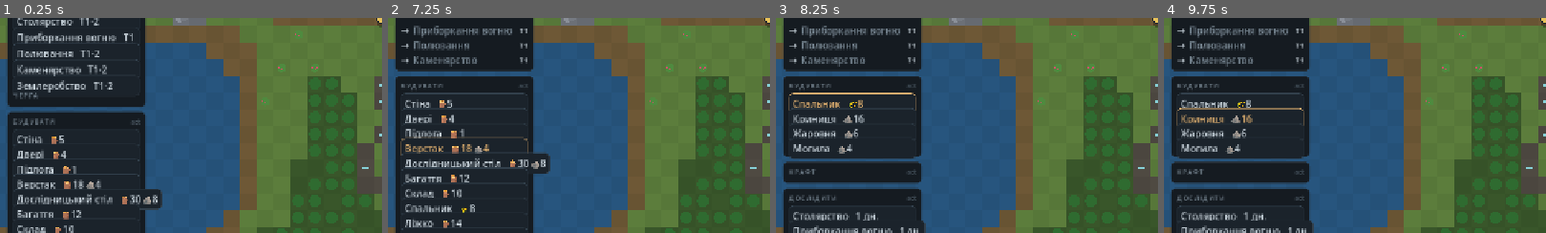
Above: before the commit, frames 1-4 (left to right).
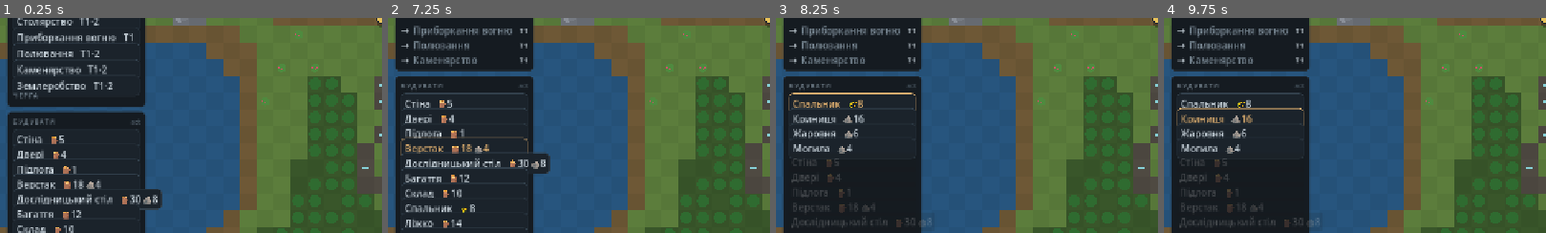
Above: after the commit, the same moments.

Repository: gregnevm/realworld
Game: Godot game, scene res://newhud.tscn
The game is run twice, just before and just after one commit, with the same random seed, the same clock (stepped at 60 frames per second) and the same inputs. This scene is started directly instead of the project's main scene.
Inputs:
- Up to frame 1 (0.25 s): no input
- Up to frame 2 (7.25 s): click "Столярство T1·2" at 0.5 s; click "Приборкання вогню T1·2" at 1.25 s; click "Полювання T1·2" at 2 s; click "Каменярство T1·2" at 2.75 s; click "Землеробство T1·2" at 3.5 s; click "Стіна 🪵5" at 4.25 s; click "Двері 🪵4" at 5 s; click "Підлога 🪵1" at 5.75 s; click "Верстак 🪵18 🪨4" at 6.5 s
- Up to frame 3 (8.25 s): click "Дослідницький стіл 🪵30 🪨8" at 7.25 s; click "Двері 🪵4" at 8 s
- Up to frame 4 (9.75 s): click "Спальник 🌾8" at 8.75 s; click "Криниця 🪨16" at 9.5 s
The pictures show only the part of the screen within x 0-50%, y 50-100%; the shares and areas given below are measured in that part.

Frames 1-2 are identical in both runs. In frame 3, 4.1% of the frame differs, in the area x 2-41%, y 64-100%; in frame 4, 4.1%.

Commit message:
Wire the BOM planner into the catalog browsers (spec 0008 phase 1)
The bill-of-materials planner shipped in catalog.gd (production_chain /
missing_for / raw_requirements) had no UI consumer. This finishes spec
0008 phase 1's promised "to make X you need …" guidance by folding it
into ui/catalog_view.gd's actionable slices:

  - Build/Craft browsers now list unlocked-but-unaffordable NEAR-MISS rows
    (enabled:false, dimmed) beside the doable-now rows, each with a
    `Потрібно ще: <shortfall>` tip (missing_for). Affordable rows carry an
    `Уся сировина: <raw budget>` tip (raw_requirements); crafts carry a
    production-chain tip (production_chain).
  - Research rows advertise `Відкриє: 🏛N ⚒N 🔧N` (what the project gates).
  - Fixes the dead/empty CraftBrowser: once a station is placed it lists
    that station's recipes with their input shortfall.
  - CatalogSlot renders vm.tip as tooltip + dims disabled rows.

Additive (the CatalogSim forward model, not the live data.gd sim), so the
shipped slice + suites are untouched; tips are computed only for the ≤12
rows that survive the cap (no per-frame graph walk for hidden rows).
Spec 0008 phases 2–4 (the flagged use_catalog live-sim migration) stay
owner-gated per the ADR.

Verified: run_ui_tests _t_bom_tips + a headless CatalogSim playthrough
(research carpentry → build workbench → craft browser populates). Full
suite green — Unit 144, Kernel 239, Catalog 64, Progression 42, UI 126,
Smoke 8; JS 41.

Co-Authored-By: Claude Opus 4.8 <noreply@anthropic.com>

Diff:
--- a/godot/scripts/ui/catalog_panels.gd
+++ b/godot/scripts/ui/catalog_panels.gd
@@ -160,7 +160,7 @@
 			if i < rows.size():
 				_slots[i].bind(rows[i])
 			else:
-				_slots[i].bind({"id": &"", "label": "", "sub": ""})
+				_slots[i].bind({"id": &"", "label": "", "sub": "", "tip": "", "enabled": true})
 
 class BuildBrowser extends ActionBrowser:
 	func _init() -> void:
--- a/godot/scripts/ui/catalog_view.gd
+++ b/godot/scripts/ui/catalog_view.gd
@@ -21,6 +21,14 @@
 	if _db == null:
 		_db = Catalog.build_db()
 	return _db
+
+# Lazily-built, process-cached raw catalogue JSON — the BOM planner in catalog.gd walks this dict (not the
+# DefDatabase). Same on-disk source as default_db(), so ids align; cached once like the db (cheap hot path).
+static var _cat = null
+static func default_cat() -> Dictionary:
+	if _cat == null:
+		_cat = Catalog.load_json()
+	return _cat
 
 # ---- state helpers -------------------------------------------------------------------------------
 
@@ -79,43 +87,104 @@
 	}
 
 # --- actionable slices: the rows an interactive browser turns into clickable, intent-emitting slots.
-# Each row is value-data {id, label, sub}. Capped so a fixed-size (R2) browser can bind a page of them.
+# Each row is value-data {id, label, sub, enabled, tip}. Affordable rows come first (enabled + clickable);
+# unlocked-but-unaffordable "near-miss" rows follow, dimmed, their tip naming the shortfall — the spec 0008
+# phase-1 "to make X you need …" guidance, powered by the BOM planner (production_chain / raw_requirements /
+# missing_for) in catalog.gd. Capped so a fixed-size (R2) browser binds one page; tips are computed only for
+# the rows that survive the cap, so the per-frame snapshot never walks the graph for hidden rows.
 const ACTION_CAP := 12
 
-# Buildings you can place right now (research unlocked + cost affordable).
+# Affordable defs first, then near-miss, up to the cap — so slot 0 is always the actionable one.
+static func _cap_merge(ready: Array, near: Array) -> Array:
+	var out: Array = []
+	for x in ready:
+		if out.size() >= ACTION_CAP: break
+		out.append(x)
+	for x in near:
+		if out.size() >= ACTION_CAP: break
+		out.append(x)
+	return out
+
+# The shortfall line ("🪨5") for a cost the player cannot yet afford, via the planner's missing_for.
+static func _short_str(db, cost: Dictionary, stock: Dictionary) -> String:
+	return cost_str(db, Catalog.missing_for(cost, stock))
+
+# The full raw budget of a cost rolled down to map-obtained resources ("🪵18 🪨4") — raw_requirements.
+static func raw_bill_str(db, cost: Dictionary) -> String:
+	return cost_str(db, Catalog.raw_requirements(default_cat(), cost))
+
+# Buildings whose research is unlocked: affordable ones first (clickable), then unaffordable (dimmed).
 static func _build_actions(db, unlocked: Dictionary, stock: Dictionary) -> Array:
-	var out: Array = []
+	var ready: Array = []
+	var near: Array = []
 	for b in Catalog.buildings(db):
-		if out.size() >= ACTION_CAP:
-			break
-		if _gate_ok(b.research(), unlocked) and _afford(b.cost(), stock):
-			out.append({"id": b.id, "label": String(b.label()), "sub": cost_str(db, b.cost())})
-	return out
-
-# Recipes you can craft right now: their station is PLACED, research unlocked, inputs in stock.
+		if not _gate_ok(b.research(), unlocked):
+			continue
+		(ready if _afford(b.cost(), stock) else near).append(b)
+	var out: Array = []
+	for b in _cap_merge(ready, near):
+		var afford := _afford(b.cost(), stock)
+		out.append({
+			"id": b.id, "label": String(b.label()), "sub": cost_str(db, b.cost()), "enabled": afford,
+			"tip": ("Уся сировина: %s" % raw_bill_str(db, b.cost())) if afford else ("Потрібно ще: %s" % _short_str(db, b.cost(), stock)),
+		})
+	return out
+
+# Recipes whose station is PLACED and research unlocked: craftable-now first, then input-short (dimmed).
 static func _craft_actions(db, unlocked: Dictionary, stock: Dictionary, stations: Dictionary) -> Array:
-	var out: Array = []
+	var ready: Array = []
+	var near: Array = []
 	for rc in Catalog.recipes(db):
-		if out.size() >= ACTION_CAP:
-			break
 		if not stations.has(StringName(str(rc.data.get("station", "")))):
 			continue
-		if _gate_ok(rc.requires_research(), unlocked) and _afford(rc.inputs(), stock):
-			var oid := StringName(str(rc.output().get("id", "")))
-			var od = db.get_def(oid)
-			var olabel: String = String(od.label()) if od != null and od.has_method("label") else str(oid)
-			out.append({"id": rc.id, "label": String(rc.data.get("label", str(rc.id))), "sub": "→ " + olabel})
-	return out
-
-# Research you can start right now (prereqs met, not yet unlocked).
+		if not _gate_ok(rc.requires_research(), unlocked):
+			continue
+		(ready if _afford(rc.inputs(), stock) else near).append(rc)
+	var out: Array = []
+	for rc in _cap_merge(ready, near):
+		var oid := StringName(str(rc.output().get("id", "")))
+		var od = db.get_def(oid)
+		var olabel: String = String(od.label()) if od != null and od.has_method("label") else str(oid)
+		var afford := _afford(rc.inputs(), stock)
+		var tip: String
+		if afford:
+			var chain: Array = Catalog.production_chain(default_cat(), oid)
+			tip = "%s ← %s · шлях %d кр." % [olabel, cost_str(db, rc.inputs()), chain.size()]
+		else:
+			tip = "Потрібно ще: %s" % _short_str(db, rc.inputs(), stock)
+		out.append({
+			"id": rc.id, "label": String(rc.data.get("label", str(rc.id))), "sub": "→ " + olabel,
+			"enabled": afford, "tip": tip,
+		})
+	return out
+
+# Research you can start right now (prereqs met, not yet unlocked); tip advertises what it unlocks.
 static func _research_actions(db, unlocked: Dictionary) -> Array:
 	var out: Array = []
 	for r in Catalog.research_projects(db):
 		if out.size() >= ACTION_CAP:
 			break
 		if research_status(r, unlocked) == &"available":
-			out.append({"id": r.id, "label": String(r.data.get("label", str(r.id))), "sub": "%d дн." % int(r.cost())})
-	return out
+			out.append({
+				"id": r.id, "label": String(r.data.get("label", str(r.id))),
+				"sub": "%d дн." % int(r.cost()), "enabled": true, "tip": _unlocks_tip(r.id),
+			})
+	return out
+
+# "Відкриє: 🏛3 ⚒2 🔧1" — how many buildings/recipes/items this research gates (scanned from the tree).
+static func _unlocks_tip(research_id) -> String:
+	var rid := StringName(str(research_id))
+	var cat := default_cat()
+	var nb := 0
+	var nr := 0
+	var ni := 0
+	for b in cat.get("buildings", []):
+		if StringName(str(b.get("research", ""))) == rid: nb += 1
+	for rc in cat.get("recipes", []):
+		if StringName(str(rc.get("research", ""))) == rid: nr += 1
+	for it in cat.get("items", []):
+		if StringName(str(it.get("research", ""))) == rid: ni += 1
+	return "Відкриє: 🏛%d ⚒%d 🔧%d" % [nb, nr, ni]
 
 # Per-tier research progress: [{tier, unlocked, total}] ascending — the tech-era climb (neolithic→spacer).
 static func _tiers(db, unlocked: Dictionary) -> Array:
--- a/godot/scripts/ui/widgets.gd
+++ b/godot/scripts/ui/widgets.gd
@@ -270,6 +270,8 @@
 		var sub := String(vm.get("sub", ""))
 		_btn.text = ("%s   %s" % [lbl, sub]) if sub != "" else lbl
 		_btn.disabled = not bool(vm.get("enabled", true))
+		_btn.tooltip_text = String(vm.get("tip", ""))
+		_btn.modulate = Tokens.DIMMED if _btn.disabled else Tokens.WHITE
 		visible = item_id != &""
 
 # ---- OverlayChip (.ov-chip .on): label · hotkey · on-state (toolbar toggle for a map overlay) ----
--- a/godot/tests/run_ui_tests.gd
+++ b/godot/tests/run_ui_tests.gd
@@ -50,6 +50,7 @@
 	_t_catalog_verbs()
 	_t_tech_intent()
 	_t_action_browsers()
+	_t_bom_tips()
 	_t_panel_registry()
 	_t_overlay_registry()
 	_t_bus_no_dangling()
@@ -409,6 +410,31 @@
 	var full := HudModel.snapshot(sess, {"buildings": [], "stock": sess.sim.stock, "items": []}, {"day": 5}, Balance.Balance.new())
 	ok(full.catalog.has("build_actions") and full.catalog.has("research_actions"), "HudModel catalog slice carries the actionable rows")
 	bb.free()
+
+# ---------------- BOM guidance: the planner wired into the browser slots (spec 0008 phase 1) ----------------
+func _t_bom_tips() -> void:
+	var db = CatalogView.default_db()
+	# a thin stock affords almost nothing, so unlocked buildings surface as dimmed near-miss rows
+	var snap: Dictionary = CatalogView.snapshot(db, {"unlocked": {}, "stock": {"wood": 3}})
+	var builds: Array = snap.build_actions
+	ok(builds.size() > 0, "build_actions surfaced with a thin stock (near-miss rows included, %d)" % builds.size())
+	var all_tipped := true
+	for r in builds:
+		if not (r.has("tip") and r.has("enabled")) or String(r.tip) == "":
+			all_tipped = false
+	ok(all_tipped, "every build row carries a non-empty BOM tip + enabled flag (R8 value-data)")
+	ok(_all_value_data(snap), "BOM-tipped slices are still pure value data (R8)")
+	var near_found := false
+	for r in builds:
+		if not bool(r.enabled) and String(r.tip).begins_with("Потрібно ще:"):
+			near_found = true
+	ok(near_found, "an unaffordable building shows as a disabled 'Потрібно ще: …' near-miss row")
+	# raw budget rolls a crafted input all the way down to raw resources (planner consumed)
+	var bill := CatalogView.raw_bill_str(db, {"components": 1})
+	ok(bill != "", "raw_bill_str expands a crafted input to a raw budget (%s)" % bill)
+	# research rows advertise what they unlock
+	var ra: Array = snap.research_actions
+	ok(ra.size() > 0 and String(ra[0].tip).begins_with("Відкриє:"), "research rows tip names what the project unlocks")
 
 # ---------------- PanelRegistry == SystemRegistry (sort/get/by_dock/bind_visible) ----------------
 func _t_panel_registry() -> void:
Not shown, changed: docs/mechanics-status.md
